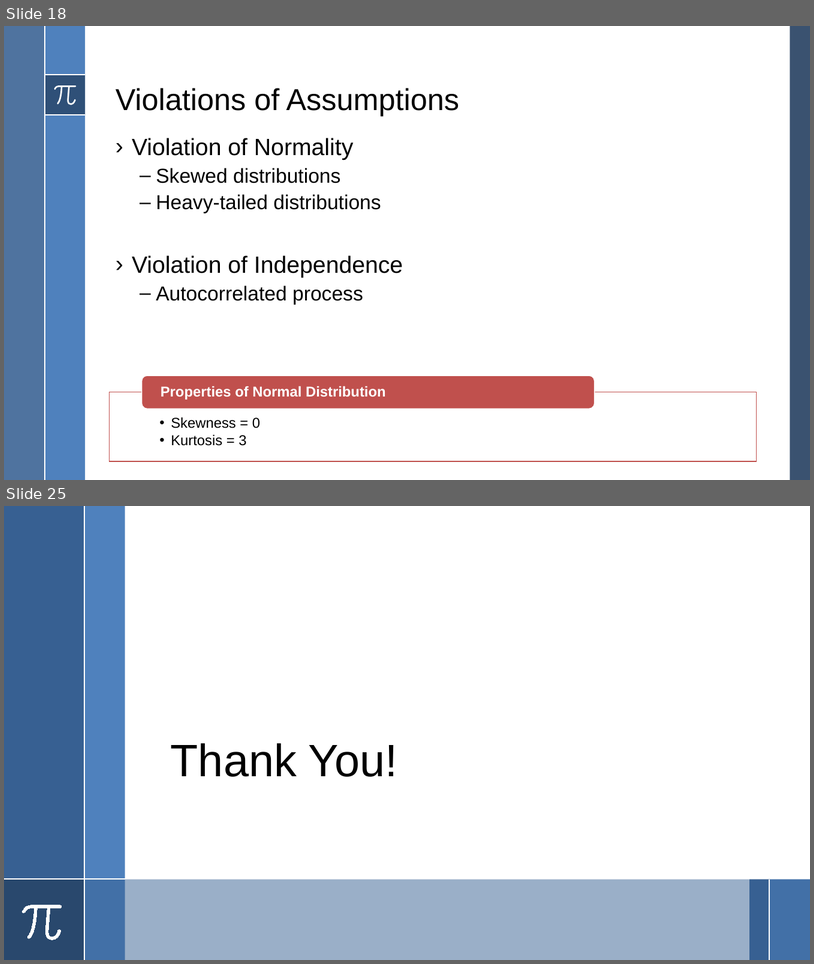
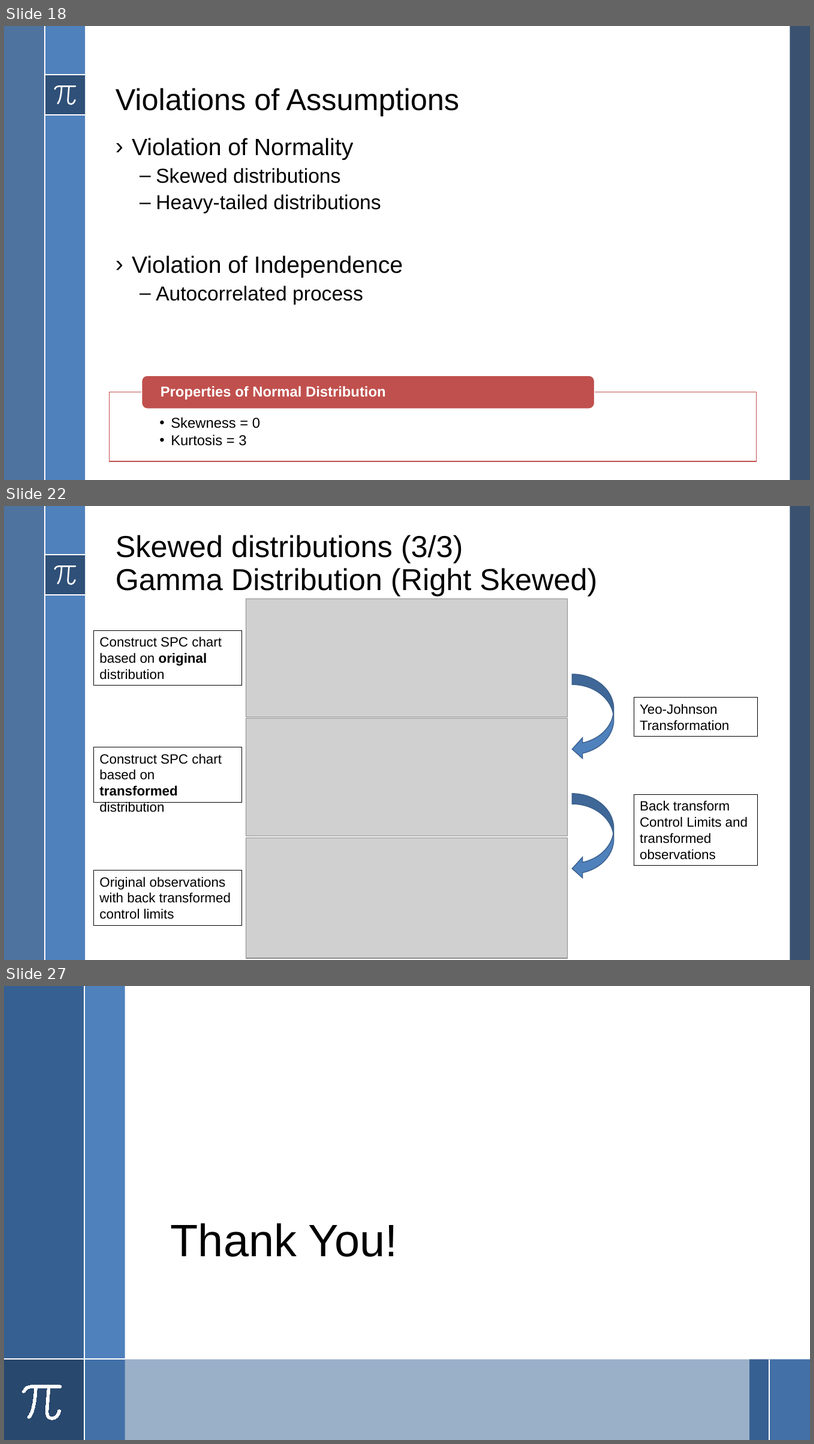
Before and after one commit to howewenann/spc_charts, a slide deck: reports/Statistical Process Control.pptx. Shown one above the other, each under a label of ours: slides 18 and 25 before the commit, slides 18, 22 and 27 after it; the slides between them are not shown. The pictures are 814x964 and 814x1444 pixels, drawn with LibreOffice and Linux fonts; fonts in the diff are those of the drawing; grey boxes stand for pictures. Boxes give left, top, right and bottom in pixels: in the first picture for what was removed or moved away, otherwise in the second. Text is boxed around its words. In the diff, an @@ line names an element or a change of style, - is before the commit and + after.

```diff
--- a/reports/Statistical Process Control.pptx
+++ b/reports/Statistical Process Control.pptx
@@ slide 22 added at <box>4,506,810,960</box>, background #FFFFFF; not listed: 8 template elements that a slide beside it also shows @@
@@ title added at <box>116,535,597,596</box>, 36 pt, text #000000 @@
+Skewed distributions (3/3)
+Gamma Distribution (Right Skewed)
@@ picture added at <box>246,598,567,717</box> @@
@@ rectangle added at <box>93,630,242,685</box>, outline #000000 0.75 pt, 16 pt, text #000000 @@
+Construct SPC chart based on original distribution
@@ curved left arrow added at <box>573,674,614,759</box>, fill #4F81BD, outline #3A5F8C 1 pt @@
@@ rectangle added at <box>634,697,758,736</box>, outline #000000 0.75 pt, 16 pt, text #000000 @@
+Yeo-Johnson Transformation
@@ picture added at <box>246,718,567,835</box> @@
@@ rectangle added at <box>93,747,242,802</box>, outline #000000 0.75 pt, 16 pt, text #000000 @@
+Construct SPC chart based on transformed distribution
@@ curved left arrow added at <box>573,793,614,879</box>, fill #4F81BD, outline #3A5F8C 1 pt @@
@@ rectangle added at <box>635,795,758,866</box>, outline #000000 0.75 pt, 16 pt, text #000000 @@
+Back transform Control Limits and transformed observations
@@ picture added at <box>246,838,567,958</box> @@
@@ rectangle added at <box>93,870,242,925</box>, outline #000000 0.75 pt, 16 pt, text #000000 @@
+Original observations with back transformed control limits
@@ what was slide 25 is now slide 27 @@
```
Also in this commit, not shown: 5 slides changed, 3 other slides added, 1 slide removed, 6 other files.
